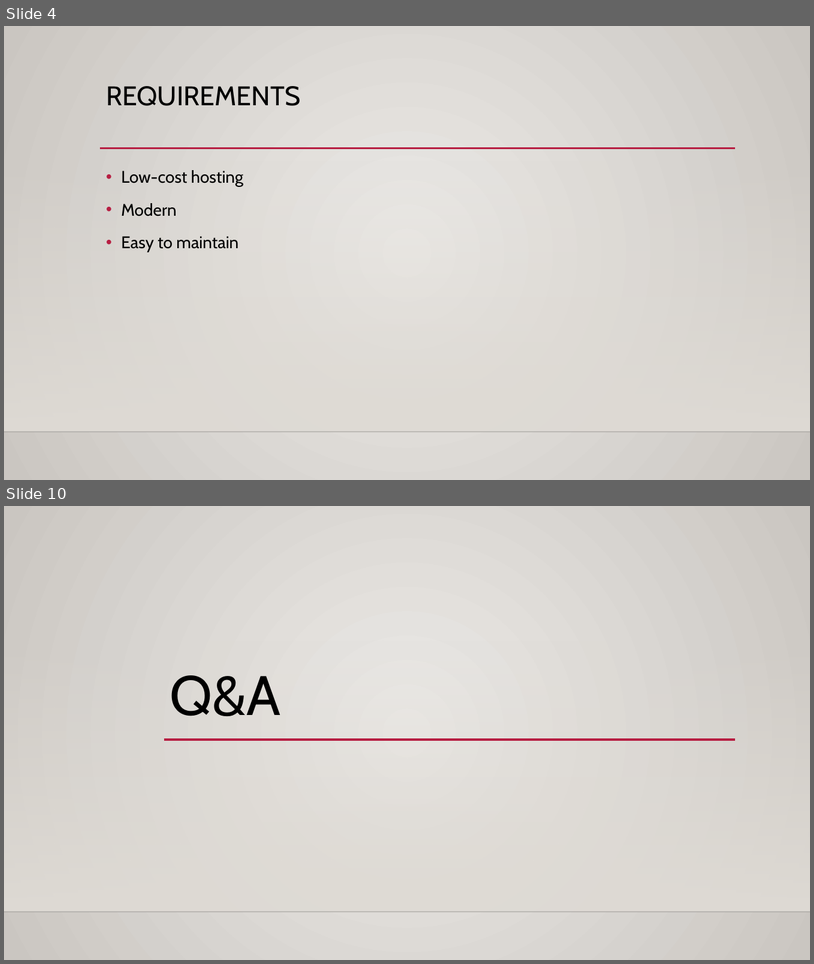
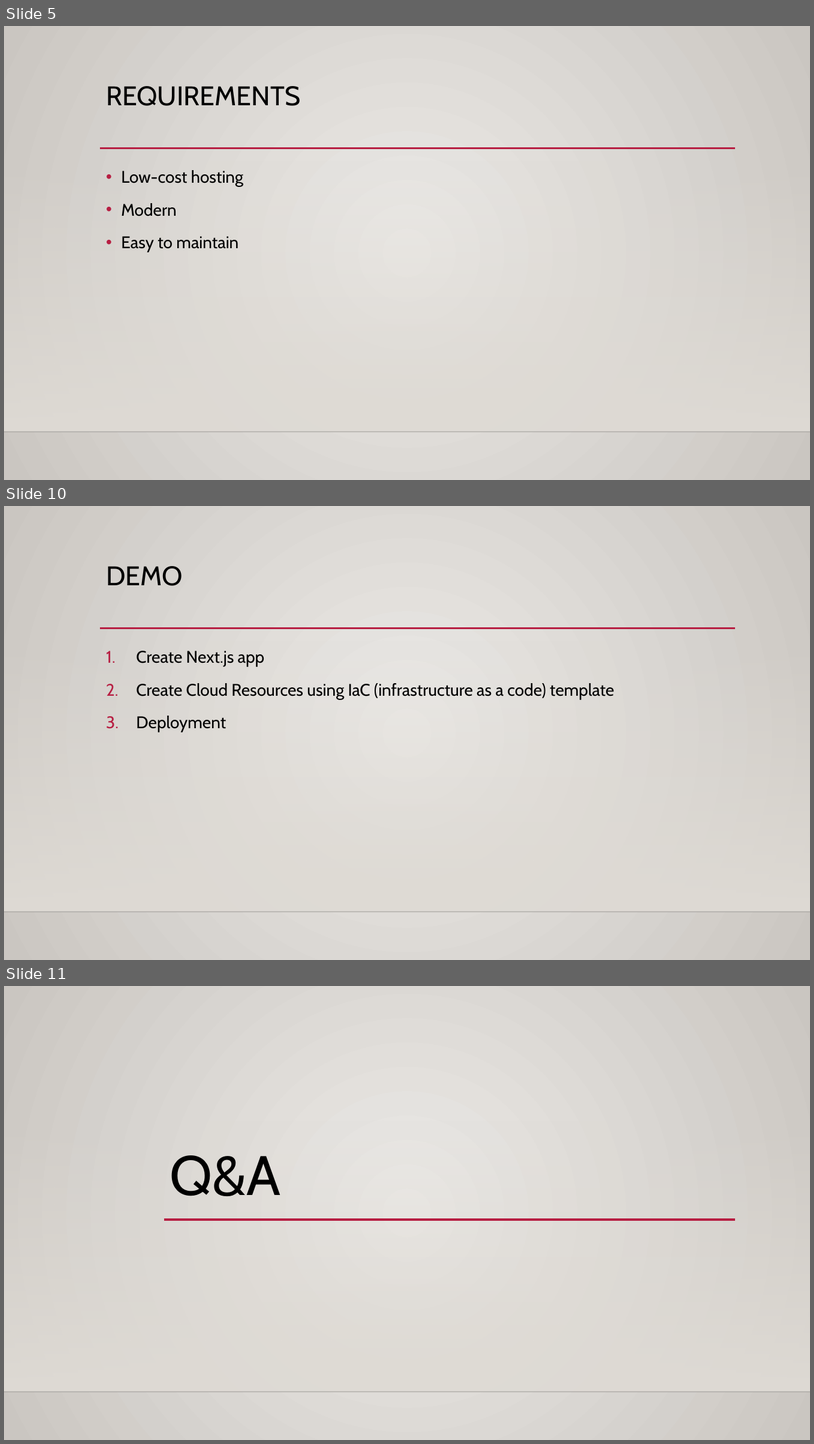
Before and after one commit to nik-yo/HostingForLess, a slide deck: slides/HostingForLess.pptx. Shown one above the other, each under a label of ours: slides 4 and 10 before the commit, slides 5, 10 and 11 after it; the slides between them are not shown. The pictures are 814x964 and 814x1444 pixels, drawn with LibreOffice and Linux fonts; fonts in the diff are those of the drawing; background and template pictures are left out. Boxes give left, top, right and bottom in pixels: in the first picture for what was removed or moved away, otherwise in the second. Text is boxed around its words. In the diff, an @@ line names an element or a change of style, - is before the commit and + after.

```diff
--- a/slides/HostingForLess.pptx
+++ b/slides/HostingForLess.pptx
@@ slide 10 added at (4, 506, 810, 960), background gradient #ECEAE7 to #CAC7C1; not listed: 3 template elements that a slide beside it also shows @@
@@ title added at (106, 566, 183, 586), 32 pt, text #000000 @@
+DEMO
@@ text added at (136, 651, 614, 732), 20 pt, text #000000 @@
+1. Create Next.js app
+2. Create Cloud Resources using IaC (infrastructure as a code) template
+3. Deployment
@@ what was slide 4 is now slide 5 @@
@@ what was slide 10 is now slide 11 @@
```
Also in this commit, not shown: 6 slides changed, 8 other slides added, 2 slides removed, 8 other files.
